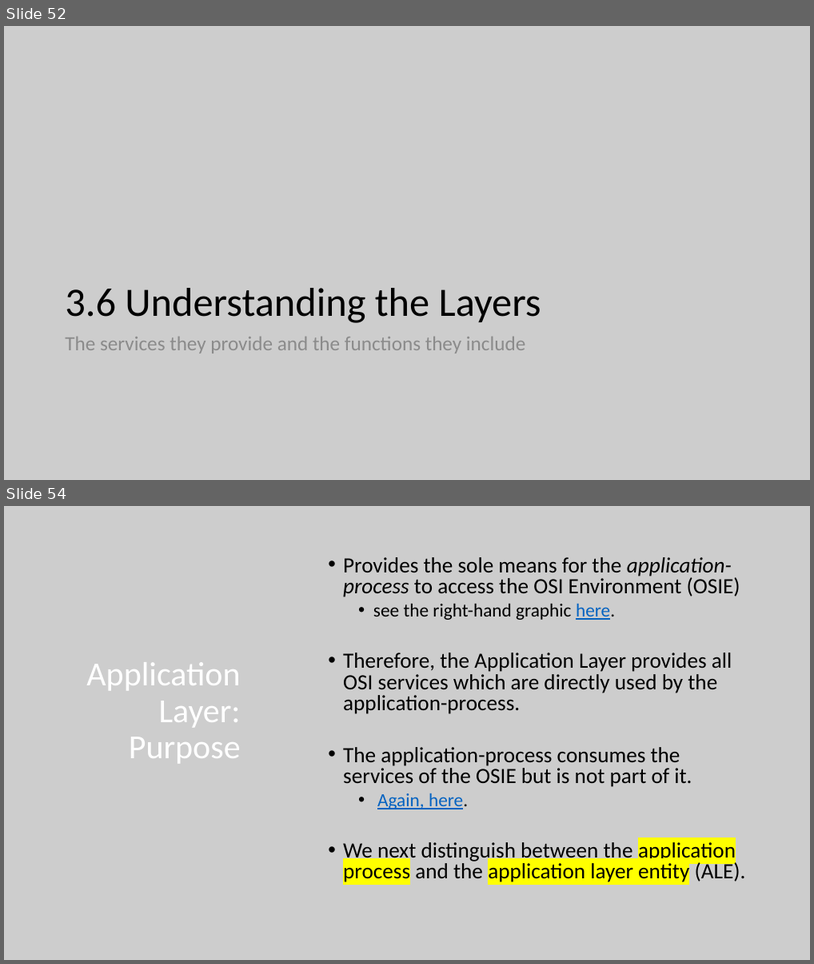
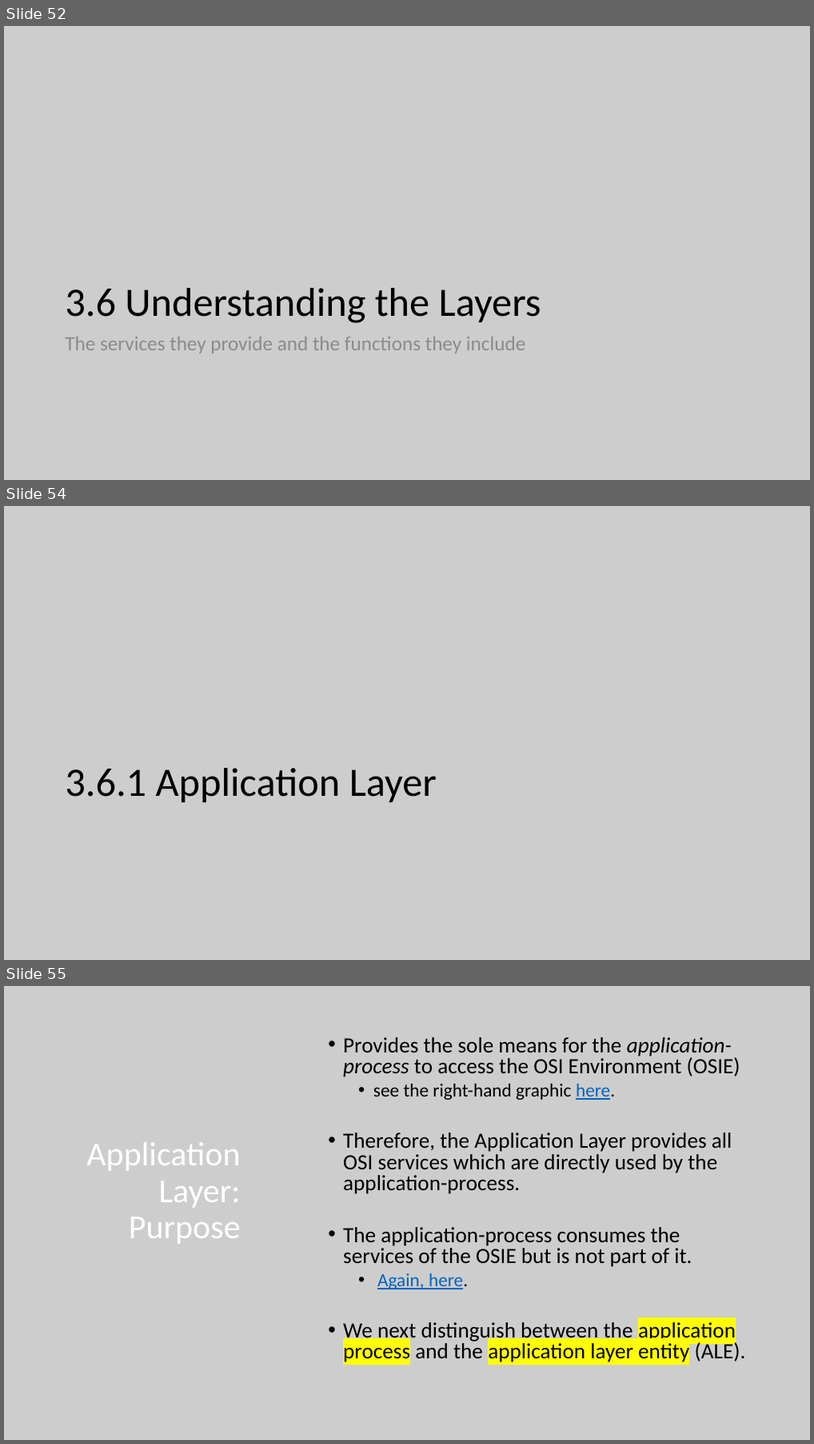
Before and after one commit to lukacassar/hw, a slide deck: CCE2414/1. Networking Foundations.pptx. Shown one above the other, each under a label of ours: slides 52 and 54 before the commit, slides 52, 54 and 55 after it; the slides between them are not shown. The pictures are 814x964 and 814x1444 pixels, drawn with LibreOffice and Linux fonts; fonts in the diff are those of the drawing. Boxes give left, top, right and bottom in pixels: in the first picture for what was removed or moved away, otherwise in the second. Text is boxed around its words. In the diff, an @@ line names an element or a change of style, - is before the commit and + after.

```diff
--- a/CCE2414/1. Networking Foundations.pptx
+++ b/CCE2414/1. Networking Foundations.pptx
@@ slide 54 added at <box>4,506,810,960</box>, background #CDCDCD @@
@@ title added at <box>65,768,437,802</box>, 48 pt, text #000000 @@
+3.6.1 Application Layer
@@ what was slide 54 is now slide 55 @@
```
Also in this commit, not shown: 11 slides changed, 4 other slides added.
